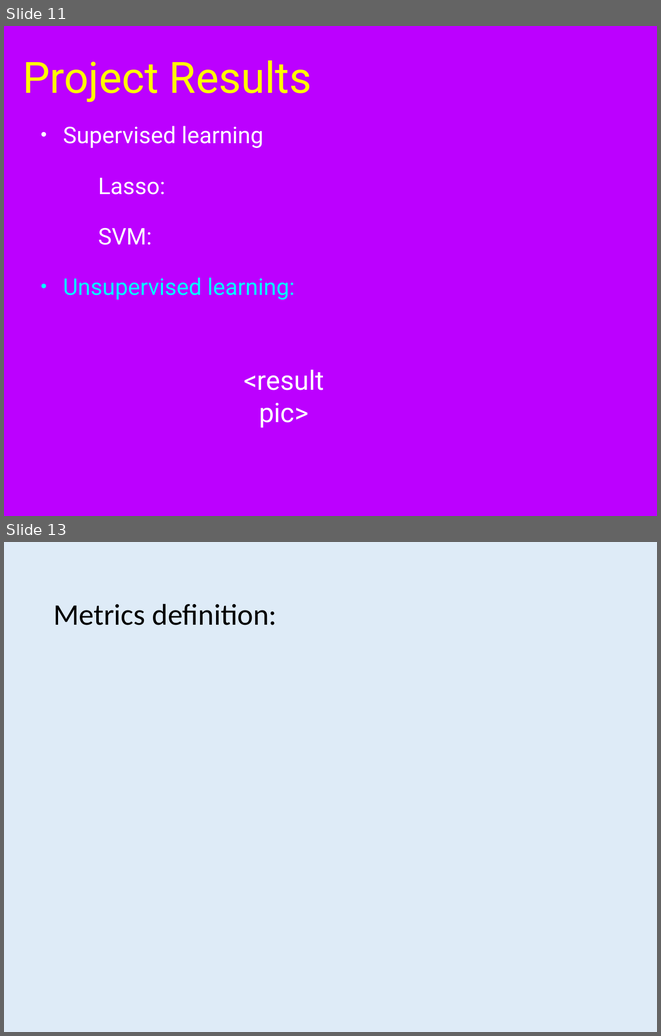
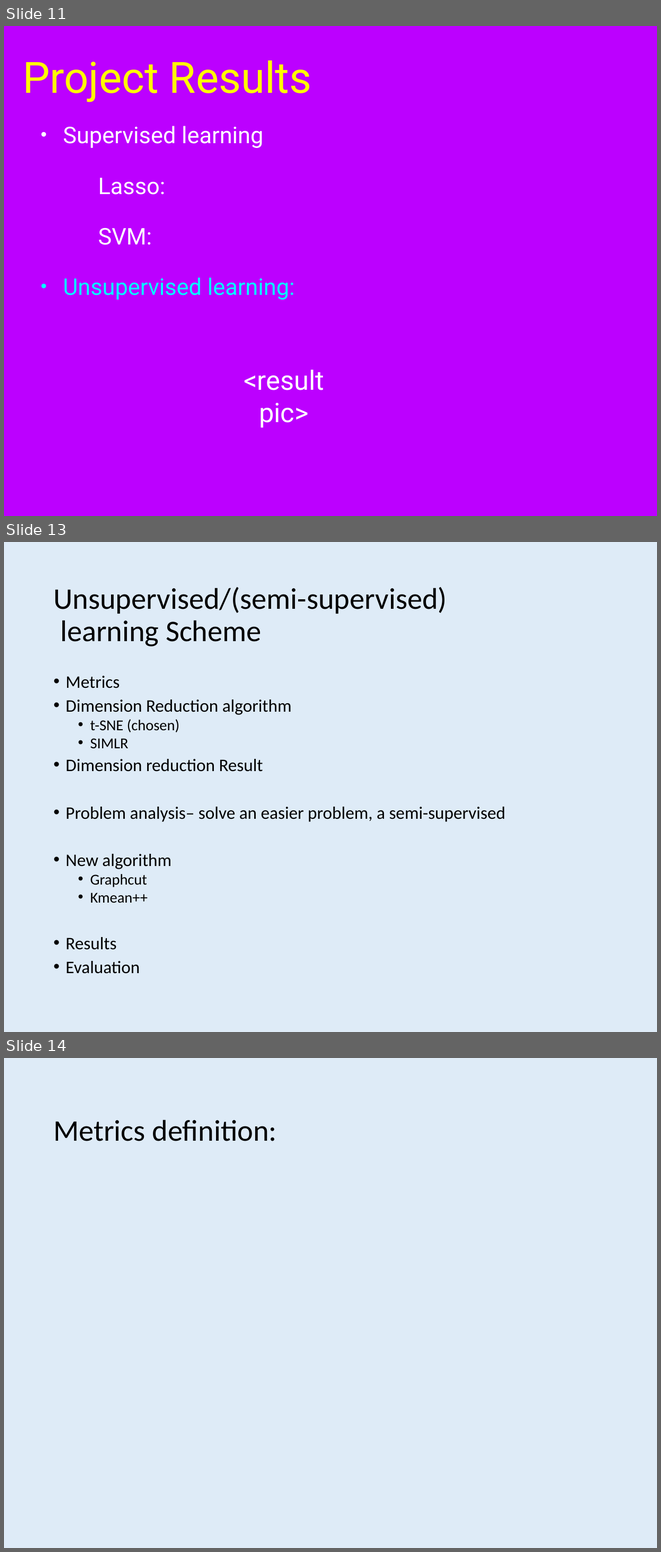
Before and after one commit to bx3/EE595, a slide deck: document/595combine.pptx. Shown one above the other, each under a label of ours: slides 11 and 13 before the commit, slides 11, 13 and 14 after it; the slides between them are not shown. The pictures are 661x1036 and 661x1552 pixels, drawn with LibreOffice and Linux fonts; fonts in the diff are those of the drawing; grey boxes stand for pictures; background and template pictures are left out. Boxes give left, top, right and bottom in pixels: in the first picture for what was removed or moved away, otherwise in the second. Text is boxed around its words. In the diff, an @@ line names an element or a change of style, - is before the commit and + after.

```diff
--- a/document/595combine.pptx
+++ b/document/595combine.pptx
@@ slide 13 added at (4, 542, 657, 1032), background #DEEBF7 @@
@@ title added at (53, 587, 447, 646), 46.9 pt, text #000000 @@
+Unsupervised/(semi-supervised)
+learning Scheme
@@ text added at (65, 676, 506, 973), 27.6 pt, text #000000 @@
+• Metrics
+• Dimension Reduction algorithm
+  • t-SNE (chosen)
+  • SIMLR
+• Dimension reduction Result
+• Problem analysis– solve an easier problem, a semi-supervised
+• New algorithm
+  • Graphcut
+  • Kmean++
+• Results
+• Evaluation
@@ what was slide 13 is now slide 14 @@
```
Also in this commit, not shown: 7 slides changed.
